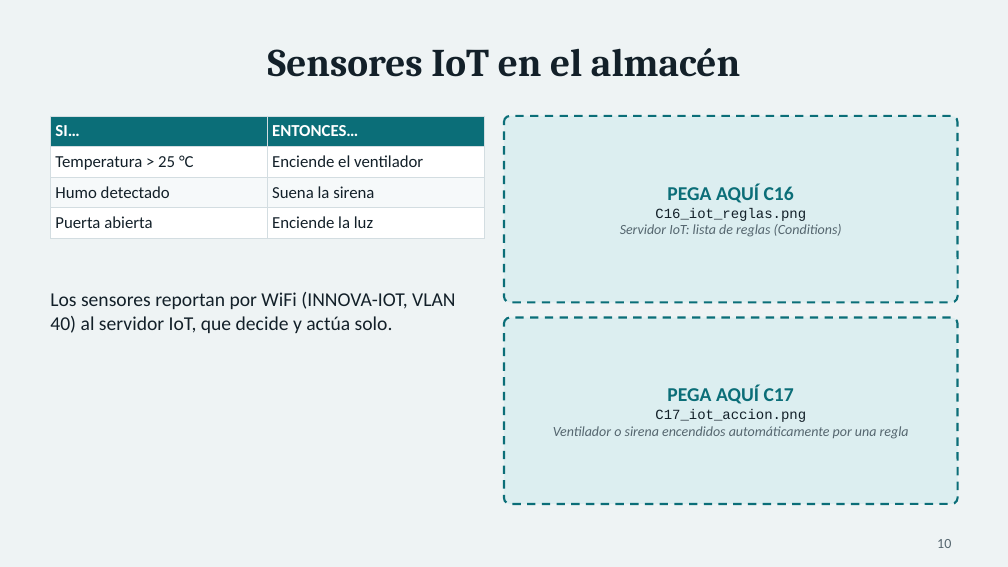
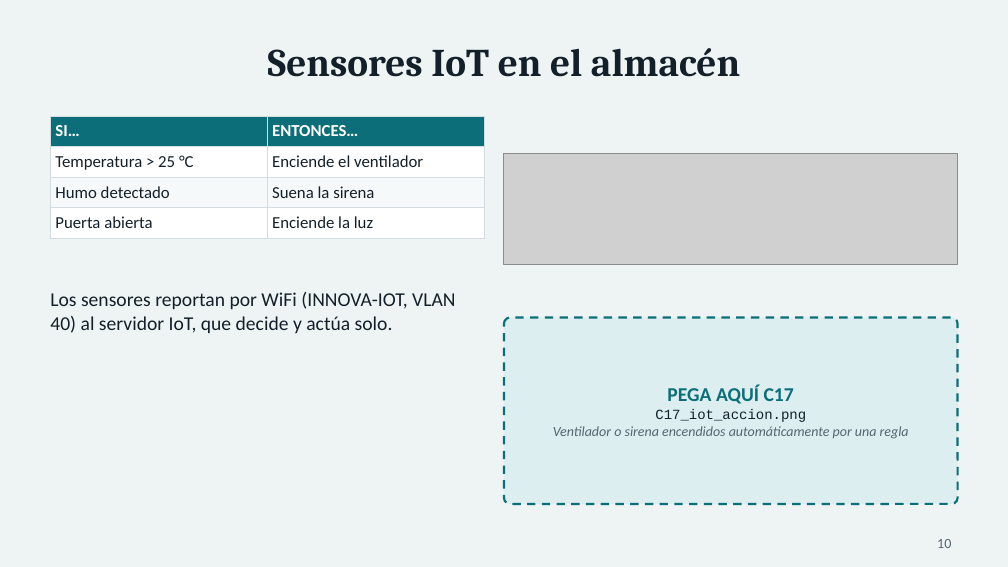
Before and after one commit to USX22/inalambricreds2, a slide deck: slide 10 of entregables/Presentacion_InnovaLogistics.pptx. Drawn at 1008x567 pixels with LibreOffice and Linux fonts; fonts in the diff are those of the drawing; grey boxes stand for pictures. Boxes give left, top, right and bottom in pixels: in the first picture for what was removed or moved away, otherwise in the second. Text is boxed around its words. In the diff, an @@ line names an element or a change of style, - is before the commit and + after.

```diff
--- a/entregables/Presentacion_InnovaLogistics.pptx
+++ b/entregables/Presentacion_InnovaLogistics.pptx
@@ rounded rectangle removed at (504,116,958,302) @@
@@ picture added at (504,153,958,265) @@
@@ text removed at (620,184,842,237) @@
-PEGA AQUÍ C16
-C16_iot_reglas.png
-Servidor IoT: lista de reglas (Conditions)
```
Also in this commit, not shown: 2 other files.
